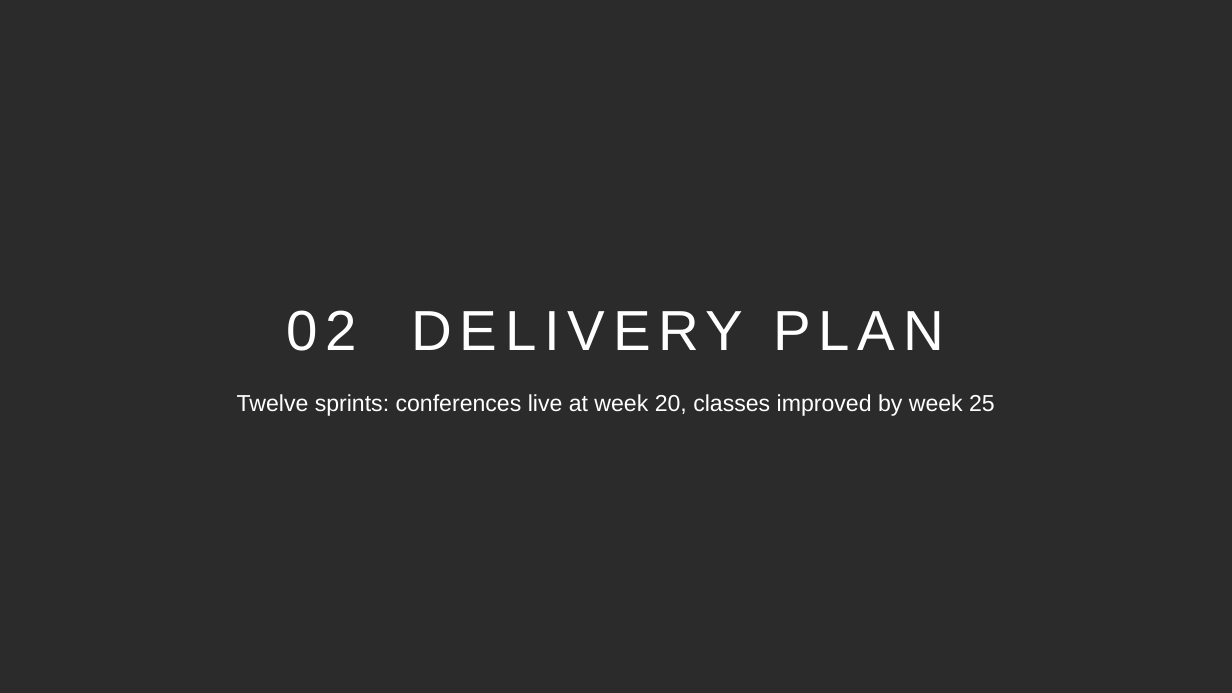
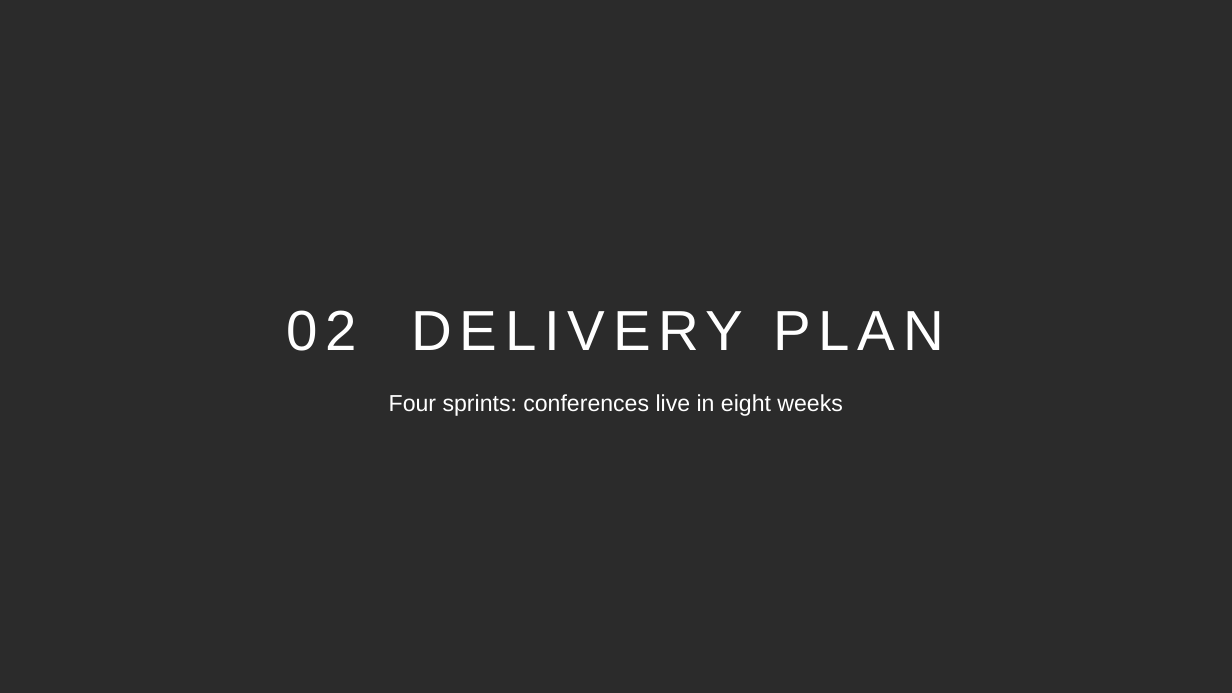
Before and after one commit to chintasurya/preSales_Memorial-hermann, a slide deck: slide 15 of deck/Memorial-Hermann-Event-Platform.pptx. Drawn at 1232x693 pixels with LibreOffice and Linux fonts; fonts in the diff are those of the drawing; background and template pictures are left out; a plain dark background stands for a picture behind light text. Boxes give left, top, right and bottom in pixels: in the first picture for what was removed or moved away, otherwise in the second. Text is boxed around its words. In the diff, an @@ line names an element or a change of style, - is before the commit and + after.

```diff
--- a/deck/Memorial-Hermann-Event-Platform.pptx
+++ b/deck/Memorial-Hermann-Event-Platform.pptx
@@ text at box(389, 394, 842, 416): text changed @@
-Twelve sprints: conferences live at week 20, classes improved by week 25
+Four sprints: conferences live in eight weeks
```
Also in this commit, not shown: 16 other slides changed, 2 slides added, 3 slides removed, 9 other files.
